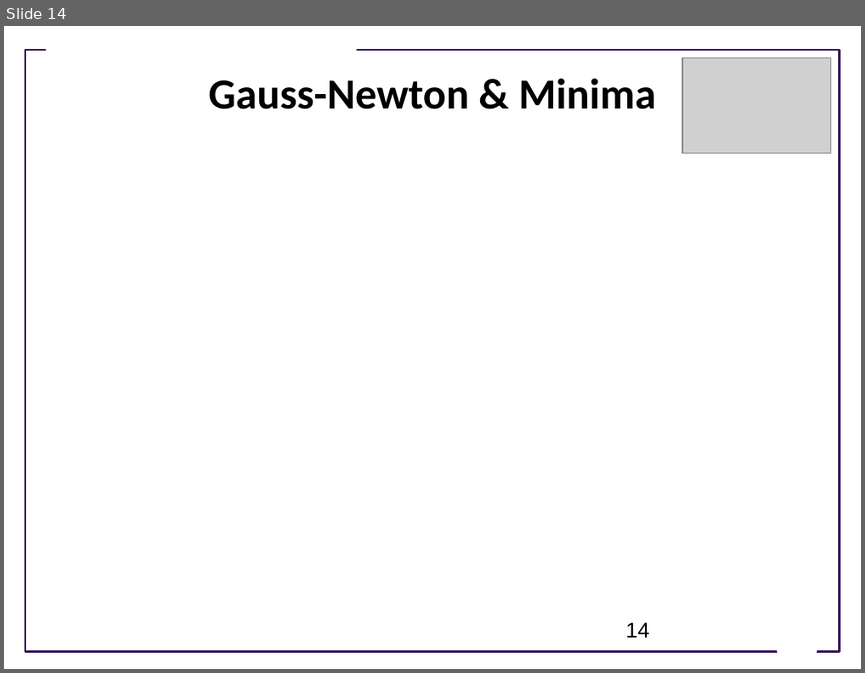
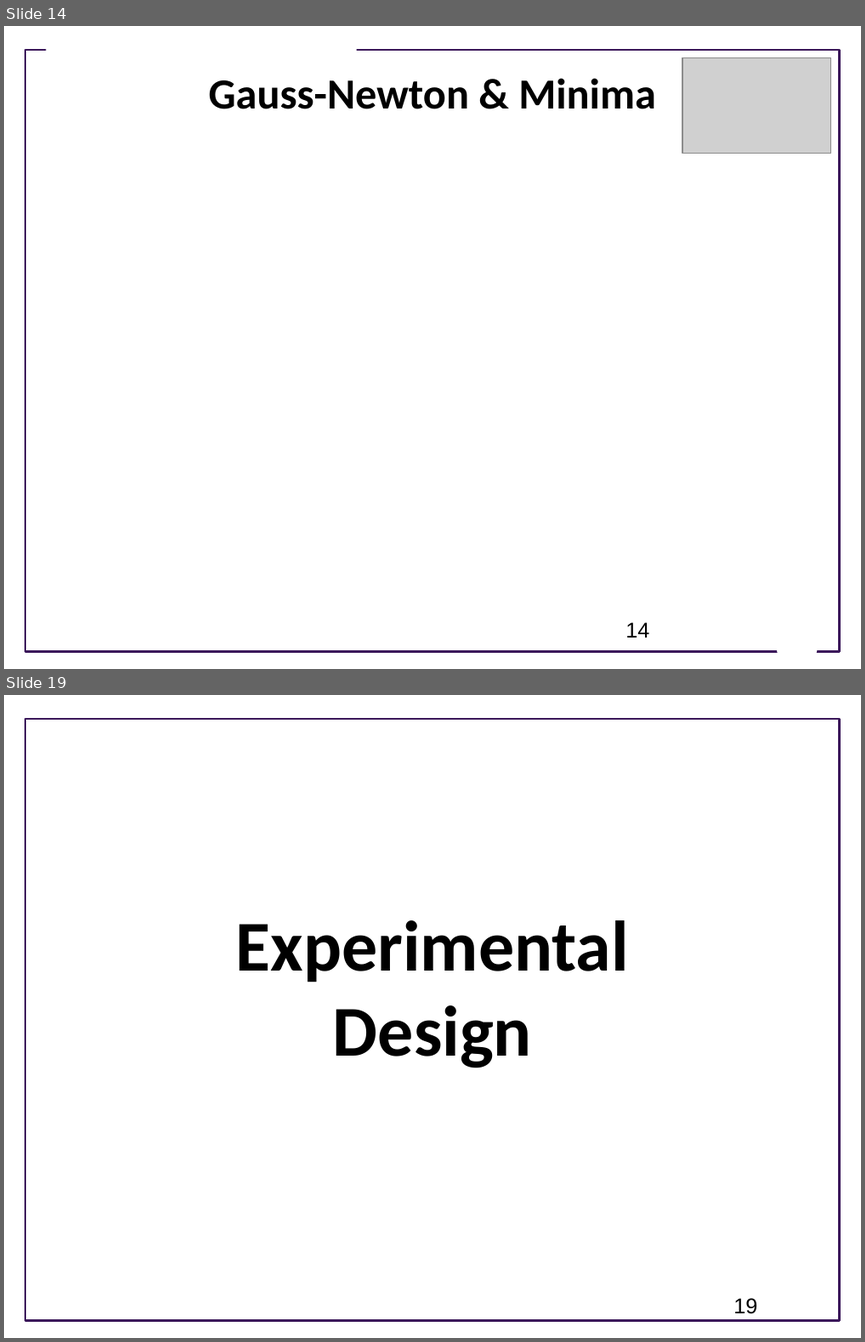
Before and after one commit to ModelEngineering/advancing-biomedical-models, a slide deck: lectures/lecture_8/Lecture_8_Model_Fitting_Optimization_Techniques.pptx. Shown one above the other, each under a label of ours: slide 14 before the commit, slides 14 and 19 after it; the slides between them are not shown. The pictures are 865x673 and 865x1342 pixels, drawn with LibreOffice and Linux fonts; fonts in the diff are those of the drawing; grey boxes stand for pictures; background and template pictures are left out. Boxes give left, top, right and bottom in pixels: in the first picture for what was removed or moved away, otherwise in the second. Text is boxed around its words. In the diff, an @@ line names an element or a change of style, - is before the commit and + after.

```diff
--- a/lectures/lecture_8/Lecture_8_Model_Fitting_Optimization_Techniques.pptx
+++ b/lectures/lecture_8/Lecture_8_Model_Fitting_Optimization_Techniques.pptx
@@ slide 19 added at box(4, 695, 861, 1338), background #FFFFFF; not listed: 1 template element that a slide beside it also shows @@
@@ title added at box(236, 920, 629, 1068), 60 pt, text #000000, bold @@
+Experimental
+Design
@@ page number added at box(733, 1298, 757, 1314), 18 pt, text #000000 @@
+19
```
Also in this commit, not shown: 8 other slides added, 2 slides removed.
